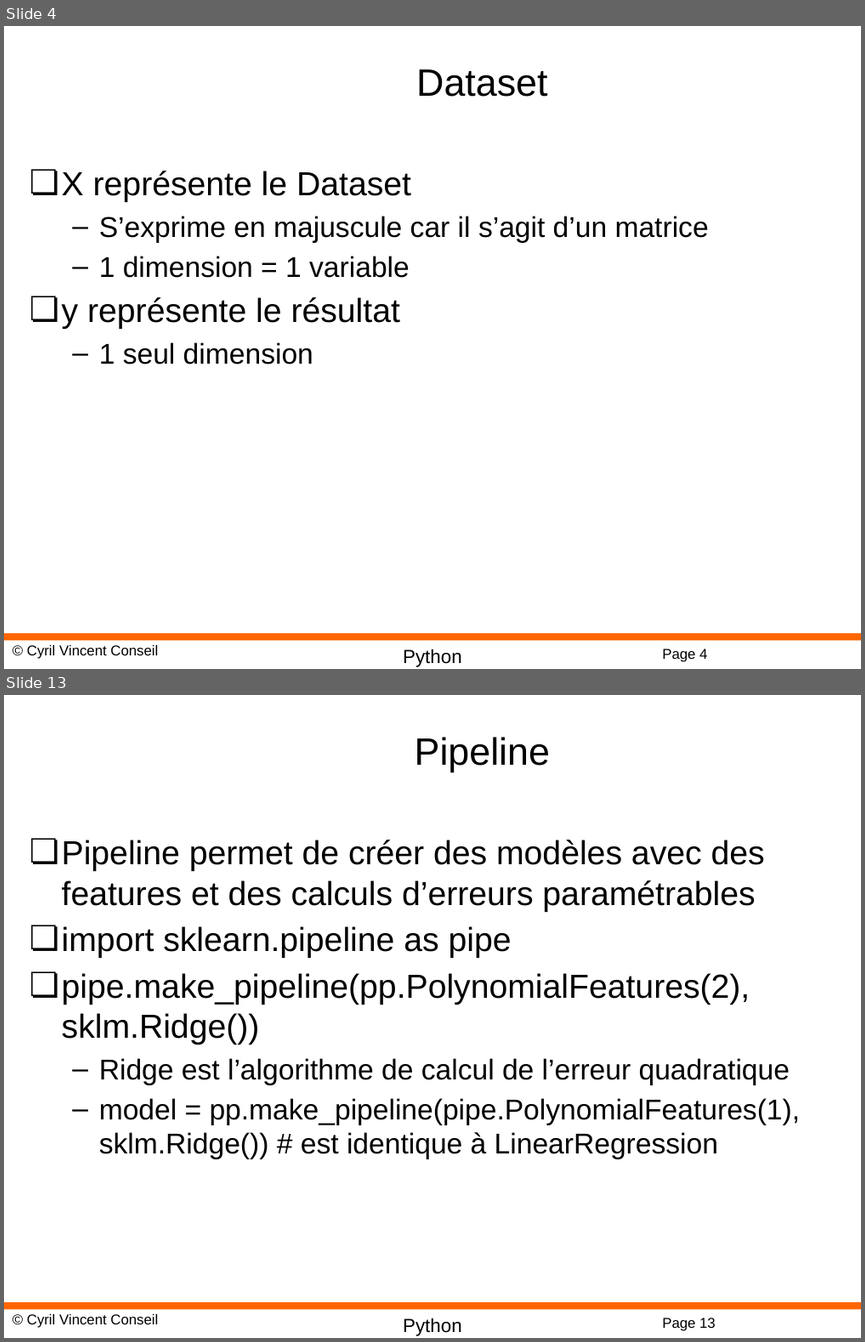
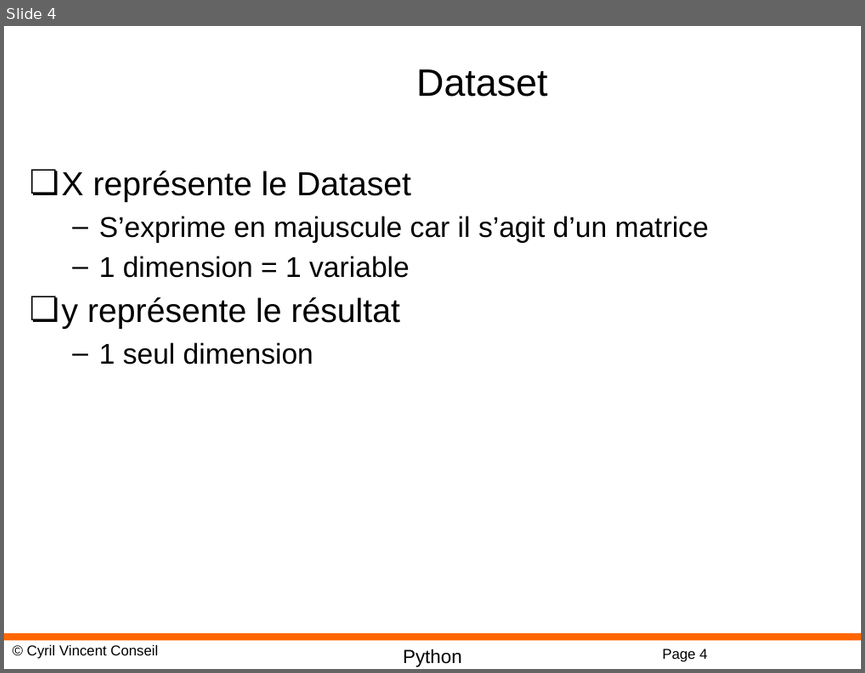
Before and after one commit to cyrilvincent/python-advanced, a slide deck: PPT/DataScience13-ScikitLearn.pptx. Shown one above the other, each under a label of ours: slides 4 and 13 before the commit, slide 4 after it; the slides between them are not shown. The pictures are 865x1342 and 865x673 pixels, drawn with LibreOffice and Linux fonts; fonts in the diff are those of the drawing; background and template pictures are left out. Boxes give left, top, right and bottom in pixels: in the first picture for what was removed or moved away, otherwise in the second. Text is boxed around its words. In the diff, an @@ line names an element or a change of style, - is before the commit and + after.

```diff
--- a/PPT/DataScience13-ScikitLearn.pptx
+++ b/PPT/DataScience13-ScikitLearn.pptx
@@ slide 13 removed at bbox=[4, 695, 861, 1338], background #FFFFFF; not listed: 4 template elements that a slide beside it also shows @@
@@ title removed at bbox=[415, 737, 550, 772] @@
-Pipeline
@@ text removed at bbox=[62, 839, 800, 1159] @@
-❏ Pipeline permet de créer des modèles avec des features et des calculs d’erreurs paramétrables
-❏ import sklearn.pipeline as pipe
-❏ pipe.make_pipeline(pp.PolynomialFeatures(2), sklm.Ridge())
-  – Ridge est l’algorithme de calcul de l’erreur quadratique
-  – model = pp.make_pipeline(pipe.PolynomialFeatures(1), sklm.Ridge()) # est identique à LinearRegression
```
Also in this commit, not shown: 10 other slides removed, 4 other files.
